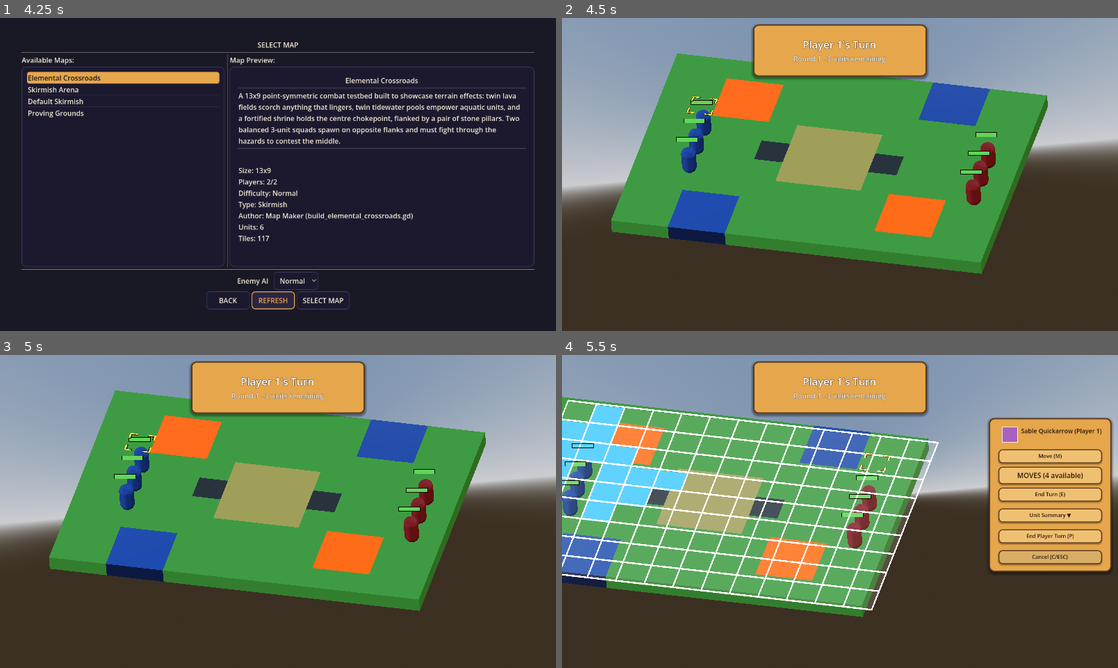
Above: before the commit, frames 1-4 (two rows, left to right).
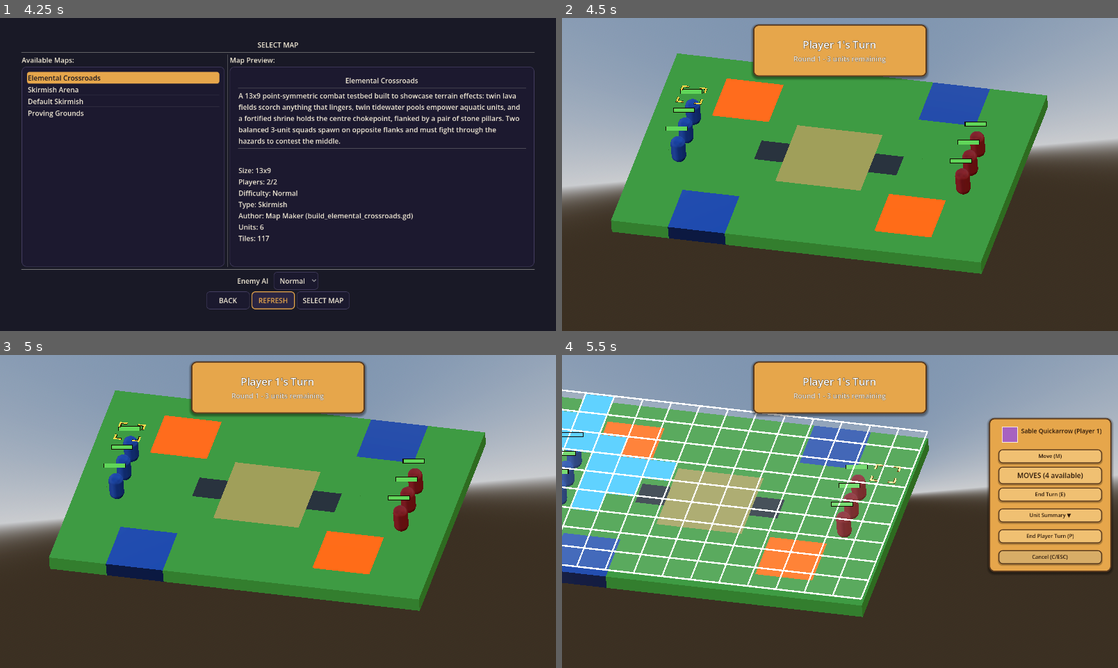
Above: after the commit, the same moments.

Repository: K-ennethA/Conquest
Game: Godot game, scene res://menus/MainMenu.tscn
Two runs of this game, one before a commit and one after it. Both use one fixed random seed, a clock stepped at 60 frames per second and the inputs below.
Inputs (mouse positions are in pixels of both pictures, inside the frame that each line leads up to):
- Up to frame 1 (4.25 s): click "Single Player" at 0.5 s; click "Traditional Turn System" at 1.25 s; click "Normal" at 2 s; click "Normal" at 2.75 s; click "REFRESH" at 3.5 s
- Up to frame 2 (4.5 s): click "SELECT MAP" at 4.25 s
- Up to frame 3 (5 s): no input
- Up to frame 4 (5.5 s): tap Enter (ui_accept) at 5, 5.27 s; move the mouse to (962, 495) at 5.02 s; hold Right (ui_right) from 5.03 s (still down); hold Shift from 5.03 s (still down); click (962, 495) at 5.17 s

Frame 1 is identical in both runs. In frame 2, 2.4% of the frame differs, in the area x 18-79%, y 21-60%; in frame 3, 2.4%; in frame 4, 15%, in the area x 0-68%, y 10-82%.

Commit message:
Fix mouse/tile/cursor alignment (place tiles at the cell center)
Tiles rendered a half-cell (1 world unit) off from everything else: MapLoader put
each tile node at grid*2 with a centered 2x2 BoxMesh/collider, so the visible tile +
its click/hover collider sat over [grid*2-1, grid*2+1], while units spawn at grid*2+1,
the cursor snaps to grid*2+1, and mouse picking maps world->grid via floor(world/2)
(cell N = [N*2, N*2+2)). Now tiles are placed at grid*2+1 so the centered mesh covers
exactly the logical cell -- the mouse lines up with the visible tile, and hovering
resolves to the correct on-board cell (previously the offset made hover land on a
neighbouring cell or -1/out-of-bounds, so cursor_moved never fired and the terrain
panel never appeared). Mouse-motion already moves the cursor + emits cursor_moved, so
the terrain window now populates on hover with no other change. CombatServices keys
tiles by grid cell, so terrain data is unaffected. Boot clean.

Co-Authored-By: Claude Opus 4.8 <noreply@anthropic.com>

Diff:
--- a/game/maps/MapLoader.gd
+++ b/game/maps/MapLoader.gd
@@ -193,8 +193,17 @@
 	# Set tile name and position
 	tile_instance.name = "Tile_" + str(grid_pos.x) + "_" + str(grid_pos.y)
 
-	# Calculate world position (2x2 tiles with 2 unit spacing)
-	var world_pos = Vector3(grid_pos.x * 2, 0, grid_pos.y * 2)
+	# Calculate world position. The tile's BoxMesh (and BoxShape collision) is
+	# centered on the node origin and scaled to span one 2x2 cell, so the origin
+	# must sit at the CELL CENTER for the visible tile + its click/hover collider
+	# to coincide with the logical cell. Grid.calculate_map_position centers cell
+	# N at N*2 + 1 (half-cell), which is exactly where units spawn and where the
+	# cursor snaps -- so place the tile there too. A centered 2x2 mesh at grid*2+1
+	# then covers [grid*2, grid*2+2] == the logical cell, matching units, cursor,
+	# and mouse picking (calculate_grid_coordinates = floor(world/2)). The old
+	# origin grid*2 rendered the tile a half-cell off, which is why the mouse
+	# never lined up with the tile and terrain hover resolved to the wrong cell.
+	var world_pos = Vector3(grid_pos.x * 2 + 1, 0, grid_pos.y * 2 + 1)
 	tile_instance.transform.origin = world_pos
 	tile_instance.transform.basis = Basis().scaled(Vector3(2, 1, 2))
 
